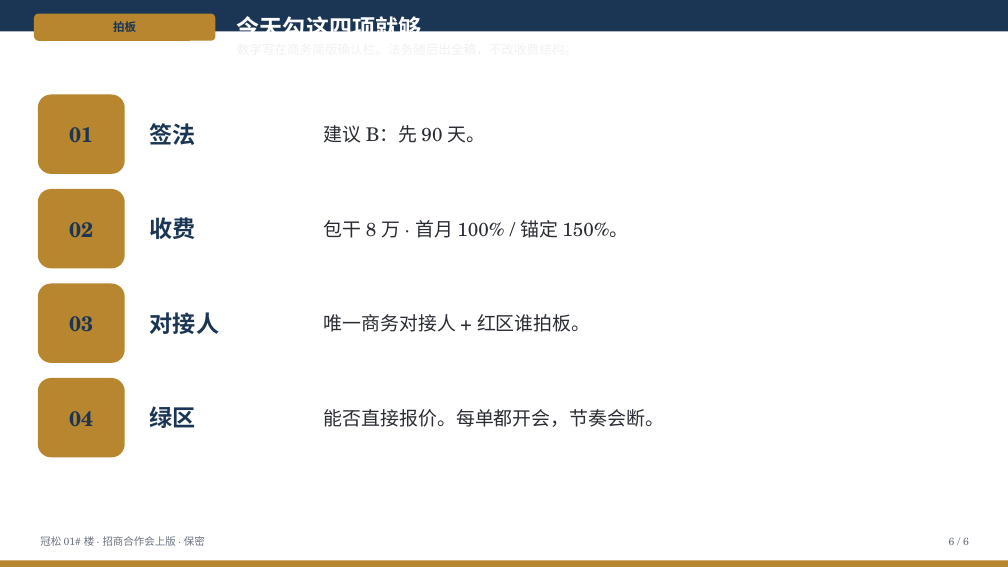
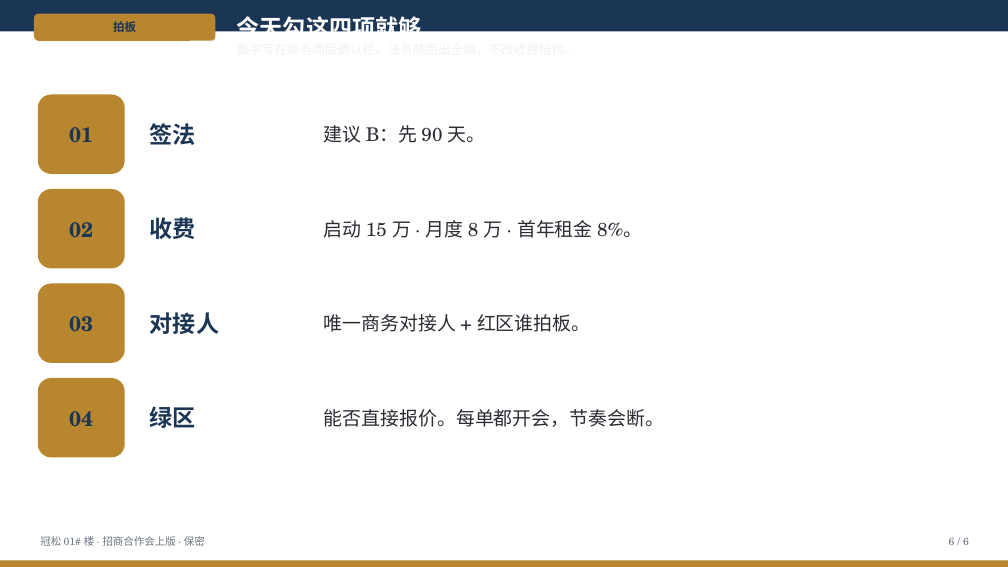
Before and after one commit to hujigang2010-maker/AIDEN, a slide deck: slide 6 of docs/advisory/deck/冠松01楼-招商合作-会上版.pptx. Drawn at 1008x567 pixels with LibreOffice and Linux fonts; fonts in the diff are those of the drawing. Boxes give left, top, right and bottom in pixels: in the first picture for what was removed or moved away, otherwise in the second. Text is boxed around its words. In the diff, an @@ line names an element or a change of style, - is before the commit and + after.

```diff
--- a/docs/advisory/deck/冠松01楼-招商合作-会上版.pptx
+++ b/docs/advisory/deck/冠松01楼-招商合作-会上版.pptx
@@ text at [324, 220, 642, 238]: text changed @@
-包干 8 万 · 首月 100% / 锚定 150%。
+启动 15 万 · 月度 8 万 · 首年租金 8%。
```
Also in this commit, not shown: 3 other slides changed, 11 other files.
